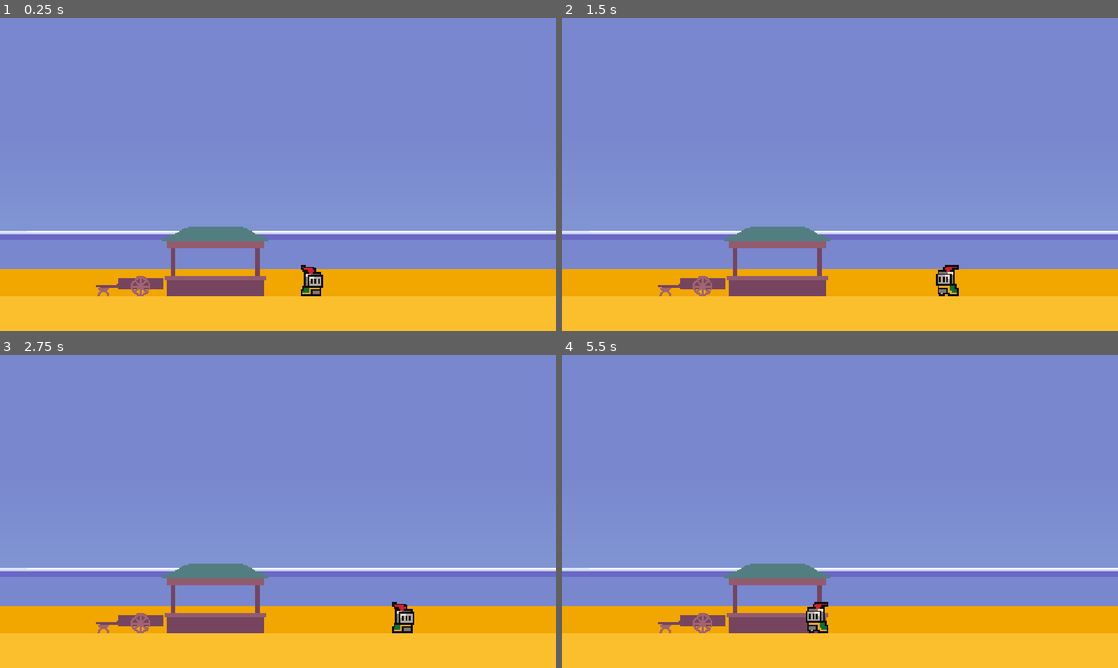
Above: before the commit, frames 1-4 (two rows, left to right).
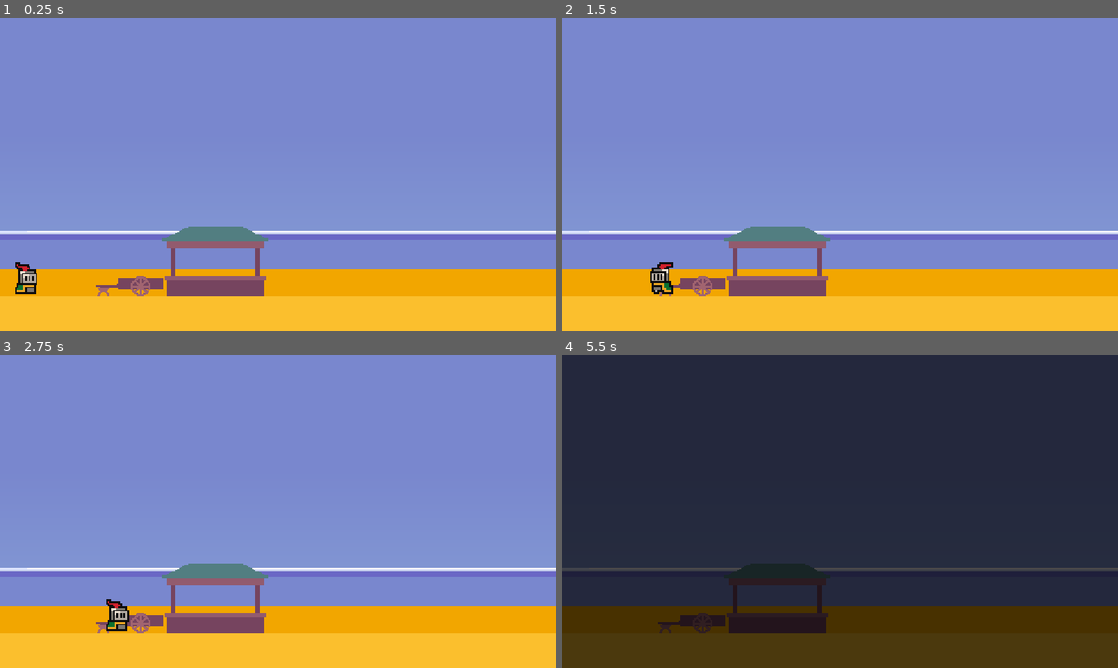
Above: after the commit, the same moments.

Repository: CorbinGrosso/Lunch-on-Sunpetal-Island
Game: Godot game, scene res://scenes/scene_controller.tscn
The game is run twice, just before and just after one commit, with the same random seed, the same clock (stepped at 60 frames per second) and the same inputs.
Inputs:
- Up to frame 1 (0.25 s): no input
- Up to frame 2 (1.5 s): hold D (move_right) 0.53-1.28 s; hold A (move_left) from 1.28 s (still down)
- Up to frame 3 (2.75 s): release A (move_left) at 2.03 s; hold D (move_right) from 2.03 s (still down)
- Up to frame 4 (5.5 s): release D (move_right) at 3.53 s; hold A (move_left) from 3.53 s (still down)

The runs differ from the first frame. In frame 1, 0.6% of the frame differs, in the area x 2-59%, y 78-89%; in frame 2, 0.7%; in frame 3, 0.7%; in frame 4, 100%, in the area x 0-100%, y 0-100%.

Commit message:
Fixed issues with scene transitions

Diff:
--- a/scenes/bento_stand.tscn
+++ b/scenes/bento_stand.tscn
@@ -1,18 +1,15 @@
 [gd_scene format=3 uid="uid://b5uos72yey5el"]
 
 [ext_resource type="Texture2D" uid="uid://bf5ev41miipue" path="res://assets/enviros/beach/beach_w_obj_blobs.png" id="1_e8gmd"]
-[ext_resource type="PackedScene" uid="uid://cyevxss2r8byw" path="res://scenes/player.tscn" id="2_x2l1g"]
 [ext_resource type="PackedScene" uid="uid://hfsyqf8bo52a" path="res://scenes/loading_zone.tscn" id="3_x2l1g"]
 
 [node name="BentoStand" type="Node2D" unique_id=2022753761]
+position = Vector2(320, 181)
 
 [node name="BeachWObjBlobs" type="Sprite2D" parent="." unique_id=1044686248]
 z_index = -10
 position = Vector2(0, -1)
 texture = ExtResource("1_e8gmd")
-
-[node name="Player" parent="." unique_id=1747869481 instance=ExtResource("2_x2l1g")]
-position = Vector2(40, 115)
 
 [node name="Camera2D" type="Camera2D" parent="." unique_id=1868056695]
 position = Vector2(-320, -181)
--- a/scenes/dock.tscn
+++ b/scenes/dock.tscn
@@ -1,18 +1,15 @@
 [gd_scene format=3 uid="uid://1b42h486c8by"]
 
 [ext_resource type="Texture2D" uid="uid://cbt1sbq6cn7w6" path="res://assets/enviros/dock/dock_blobs.png" id="1_pi7v4"]
-[ext_resource type="PackedScene" uid="uid://cyevxss2r8byw" path="res://scenes/player.tscn" id="2_uvgon"]
 [ext_resource type="PackedScene" uid="uid://hfsyqf8bo52a" path="res://scenes/loading_zone.tscn" id="3_0n4n6"]
 
 [node name="Dock" type="Node2D" unique_id=11944277]
+position = Vector2(320, 179)
 
 [node name="DockBlobs" type="Sprite2D" parent="." unique_id=1383741665]
 z_index = -10
 position = Vector2(0, 1)
 texture = ExtResource("1_pi7v4")
-
-[node name="Player" parent="." unique_id=1747869481 instance=ExtResource("2_uvgon")]
-position = Vector2(-294, 117)
 
 [node name="Camera2D" type="Camera2D" parent="." unique_id=871860399]
 position = Vector2(-320, -179)
--- a/scenes/home.tscn
+++ b/scenes/home.tscn
@@ -1,19 +1,15 @@
 [gd_scene format=3 uid="uid://b4yykbx0t4vkt"]
 
 [ext_resource type="Texture2D" uid="uid://djrf2bjjtwuip" path="res://assets/enviros/home/home_blobs.png" id="1_krot7"]
-[ext_resource type="PackedScene" uid="uid://cyevxss2r8byw" path="res://scenes/player.tscn" id="2_u4wd2"]
 [ext_resource type="PackedScene" uid="uid://hfsyqf8bo52a" path="res://scenes/loading_zone.tscn" id="3_w18ys"]
 
 [node name="Home" type="Node2D" unique_id=310274419]
+position = Vector2(320, 184)
 
 [node name="HomeBlobs" type="Sprite2D" parent="." unique_id=1559555611]
 z_index = -10
 position = Vector2(0, -4)
 texture = ExtResource("1_krot7")
-
-[node name="Player" parent="." unique_id=1747869481 instance=ExtResource("2_u4wd2")]
-position = Vector2(296, 116)
-flip_h = true
 
 [node name="Camera2D" type="Camera2D" parent="." unique_id=1786794284]
 position = Vector2(-320, -184)
--- a/scenes/scene_controller.tscn
+++ b/scenes/scene_controller.tscn
@@ -2,6 +2,7 @@
 
 [ext_resource type="Script" uid="uid://6ynco1e784vp" path="res://scripts/scene_controller.gd" id="1_e8btk"]
 [ext_resource type="PackedScene" uid="uid://b5uos72yey5el" path="res://scenes/bento_stand.tscn" id="2_fwhu6"]
+[ext_resource type="PackedScene" uid="uid://cyevxss2r8byw" path="res://scenes/player.tscn" id="3_fwhu6"]
 
 [sub_resource type="Animation" id="Animation_rcfrh"]
 length = 0.001
@@ -59,6 +60,9 @@
 
 [node name="BentoStand" parent="." unique_id=2022753761 instance=ExtResource("2_fwhu6")]
 
+[node name="Player" parent="." unique_id=1747869481 instance=ExtResource("3_fwhu6")]
+position = Vector2(31, 293)
+
 [node name="AnimationPlayer" type="AnimationPlayer" parent="." unique_id=61805524]
 libraries/ = SubResource("AnimationLibrary_ka503")
 
@@ -66,10 +70,11 @@
 modulate = Color(1, 1, 1, 0)
 z_index = 100
 anchors_preset = -1
-offset_left = -326.0
-offset_top = -185.0
-offset_right = 327.0
-offset_bottom = 187.0
+offset_left = -1.0
+offset_top = -1.0
+offset_right = 641.0
+offset_bottom = 361.0
 color = Color(0, 0, 0, 1)
 
 [connection signal="animation_finished" from="AnimationPlayer" to="." method="_on_animation_player_animation_finished"]
+[connection signal="animation_started" from="AnimationPlayer" to="." method="_on_animation_player_animation_started"]
--- a/scripts/loading_zone.gd
+++ b/scripts/loading_zone.gd
@@ -9,9 +9,13 @@
 
 
 # Called every frame. 'delta' is the elapsed time since the previous frame.
-func _process(delta):
+func _process(_delta):
 	pass
 
 
 func _on_body_entered(body):
-	get_parent().get_parent()._update_scene(next_scene)
+	if body._get_movement_control_enabled():
+		var dir = body.velocity.x
+		body._set_movement_control_enabled(false)
+		body.velocity.x = dir
+		get_parent().get_parent()._update_scene(next_scene)
--- a/scripts/player.gd
+++ b/scripts/player.gd
@@ -4,6 +4,7 @@
 const SPEED = 150.0
 var screen_size
 @export var flip_h = false
+var movement_control_enabled = true
 
 func _ready():
 	screen_size = get_viewport_rect().size
@@ -12,11 +13,12 @@
 
 func _physics_process(_delta):
 
-	# if move_right and !move_left, direction is 1
-	# if !move_right and move_left, direction is -1
-	# if both move_right and move_left, direction is 0 and player does not move
-	var direction = int(Input.is_action_pressed("move_right")) - int(Input.is_action_pressed("move_left"))
-	velocity.x = direction * SPEED
+	if movement_control_enabled:
+		# if move_right and !move_left, direction is 1
+		# if !move_right and move_left, direction is -1
+		# if both move_right and move_left, direction is 0 and player does not move
+		var direction = int(Input.is_action_pressed("move_right")) - int(Input.is_action_pressed("move_left"))
+		velocity.x = direction * SPEED
 
 	if velocity.x != 0:
 		$AnimatedSprite2D.animation = "walk"
@@ -24,5 +26,10 @@
 	else:
 		$AnimatedSprite2D.animation = "default"
 
+	move_and_slide()
 
-	move_and_slide()
+func _set_movement_control_enabled(val):
+	movement_control_enabled = val
+
+func _get_movement_control_enabled():
+	return movement_control_enabled
--- a/scripts/scene_controller.gd
+++ b/scripts/scene_controller.gd
@@ -4,22 +4,21 @@
 @onready var next_scene_name
 @onready var curr_scene_name = "bento_stand"
 @onready var curr_scene = $BentoStand
+@onready var prev_scene_name
 
-@onready var anim: AnimationPlayer = $AnimationPlayer
+@onready var anim = $AnimationPlayer
 
 # Called when the node enters the scene tree for the first time.
 func _ready():
 	pass # Replace with function body.
 
-
 # Called every frame. 'delta' is the elapsed time since the previous frame.
-func _physics_process(delta):
+func _physics_process(_delta):
 	pass
 
 func _update_scene(destination):
 	next_scene_name = destination
 	anim.play("fade_in")
-
 
 func _on_animation_player_animation_finished(anim_name):
 	if anim_name == "fade_in":
@@ -27,7 +26,17 @@
 		next_scene.visible = false
 		add_child(next_scene)
 		curr_scene.queue_free()
+		prev_scene_name = curr_scene_name
 		curr_scene = next_scene
 		curr_scene_name = next_scene_name
 		curr_scene.visible = true
 		anim.play("fade_out")
+	elif anim_name == "fade_out":
+		$Player._set_movement_control_enabled(true)
+
+func _on_animation_player_animation_started(anim_name):
+	if anim_name == "fade_out":
+		if (prev_scene_name == "home" and curr_scene_name == "bento_stand") or (prev_scene_name == "bento_stand" and curr_scene_name == "dock"):
+			$Player.position.x = -20
+		else:
+			$Player.position.x = 660
